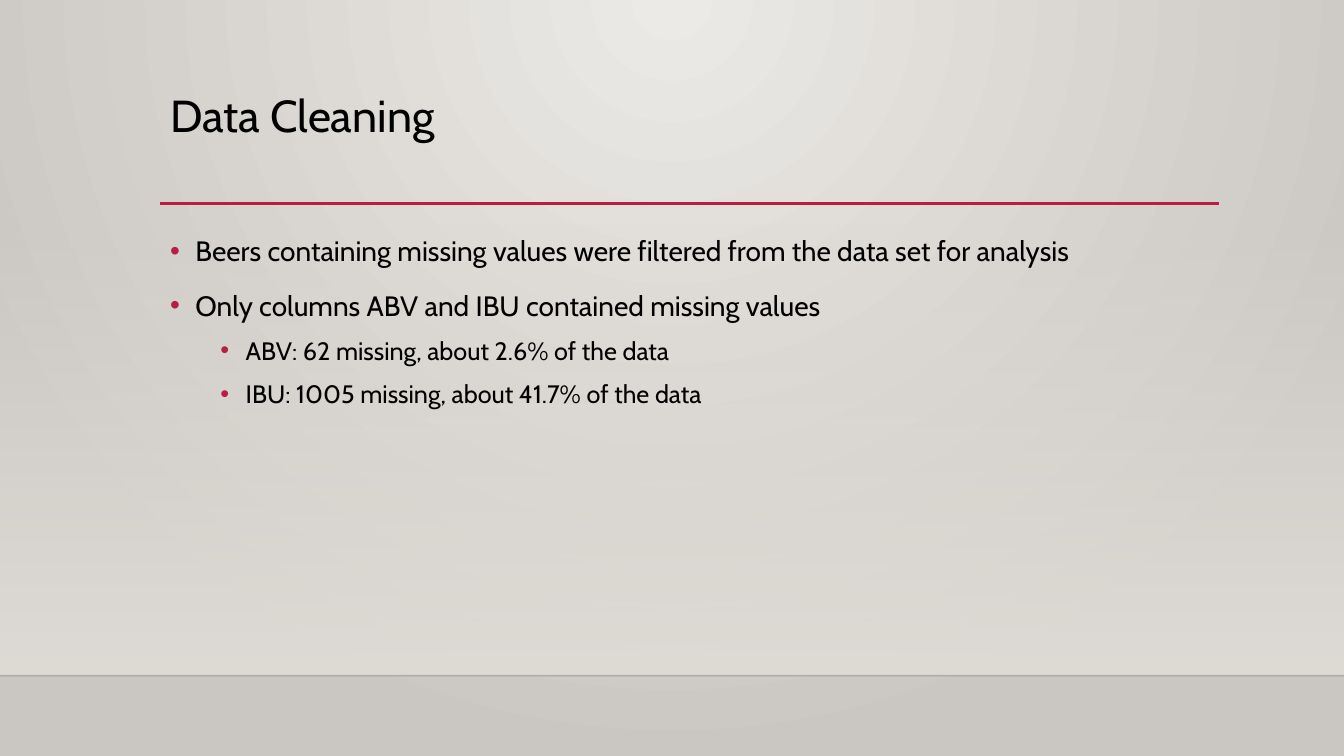
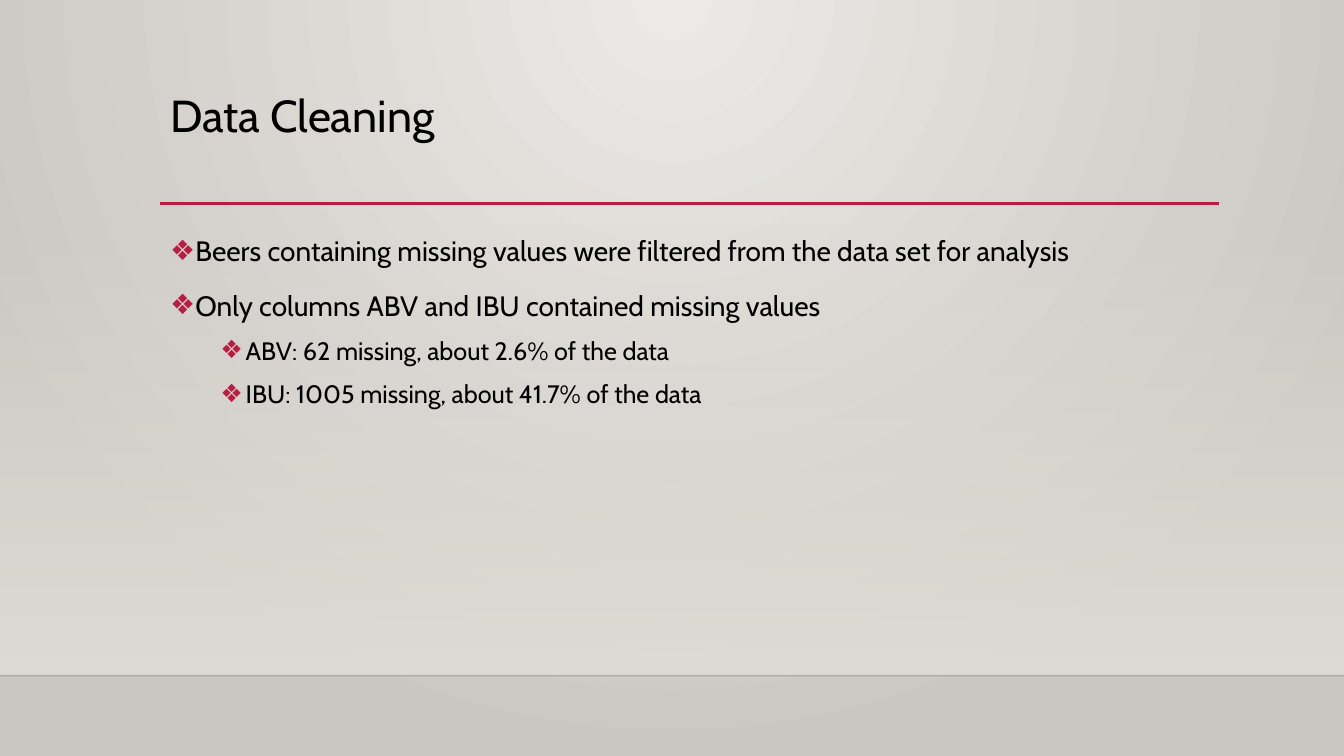
Before and after one commit to Aurian-G/BudweiserBreweryAnalysis, a slide deck: slide 3 of PPT/Case_Study_Analysis_DDS6306.pptx. Drawn at 1344x756 pixels with LibreOffice and Linux fonts; fonts in the diff are those of the drawing; background and template pictures are left out. Boxes give left, top, right and bottom in pixels: in the first picture for what was removed or moved away, otherwise in the second. Text is boxed around its words. In the diff, an @@ line names an element or a change of style, - is before the commit and + after.

Commit message:
Final additions. Styling changes

```diff
--- a/PPT/Case_Study_Analysis_DDS6306.pptx
+++ b/PPT/Case_Study_Analysis_DDS6306.pptx
@@ text "Beers containing missing values were ..." at (x1=195, y1=240, x2=1069, y2=409): bullet • to ❖ @@
```
Also in this commit, not shown: 3 other slides changed.
